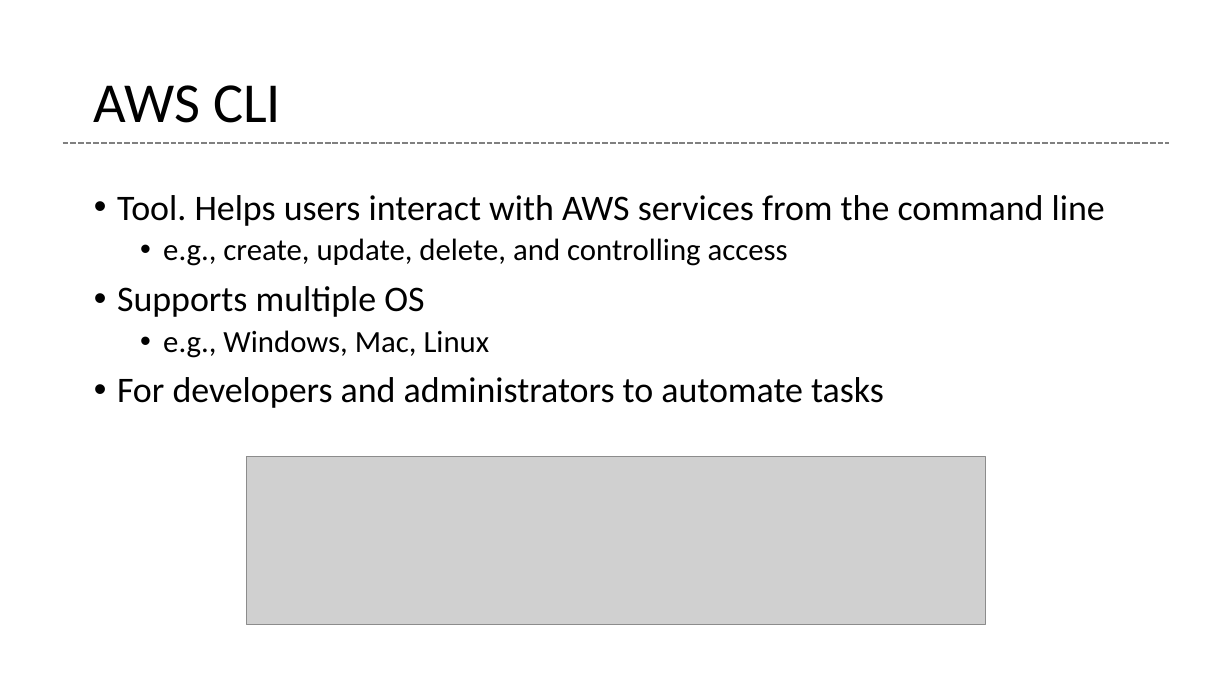
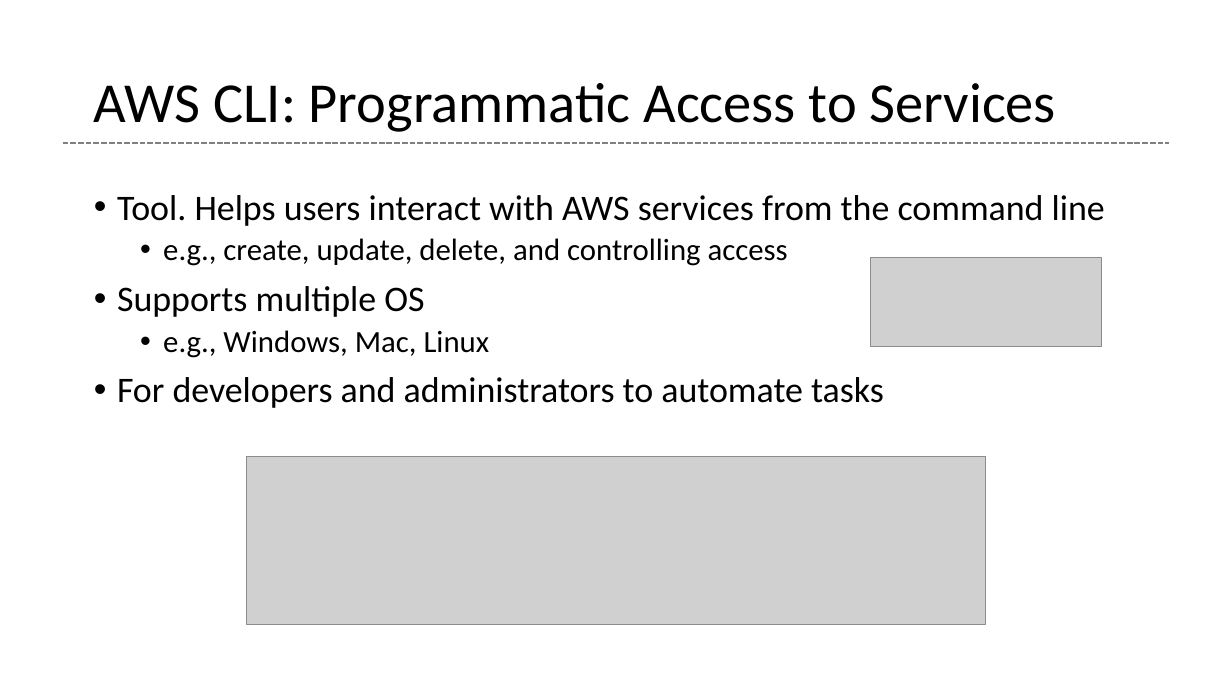
Before and after one commit to glenntu15/BuildVoterDatabase, a slide deck: slide 16 of Proj_presentation.pptx. Drawn at 1232x693 pixels with LibreOffice and Linux fonts; fonts in the diff are those of the drawing; grey boxes stand for pictures. Boxes give left, top, right and bottom in pixels: in the first picture for what was removed or moved away, otherwise in the second. Text is boxed around its words. In the diff, an @@ line names an element or a change of style, - is before the commit and + after.

```diff
--- a/Proj_presentation.pptx
+++ b/Proj_presentation.pptx
@@ title at (94,83,1056,132): text changed @@
-AWS CLI
+AWS CLI: Programmatic Access to Services
@@ picture added at (871,257,1102,347) @@
```
Also in this commit, not shown: 7 other slides changed.
